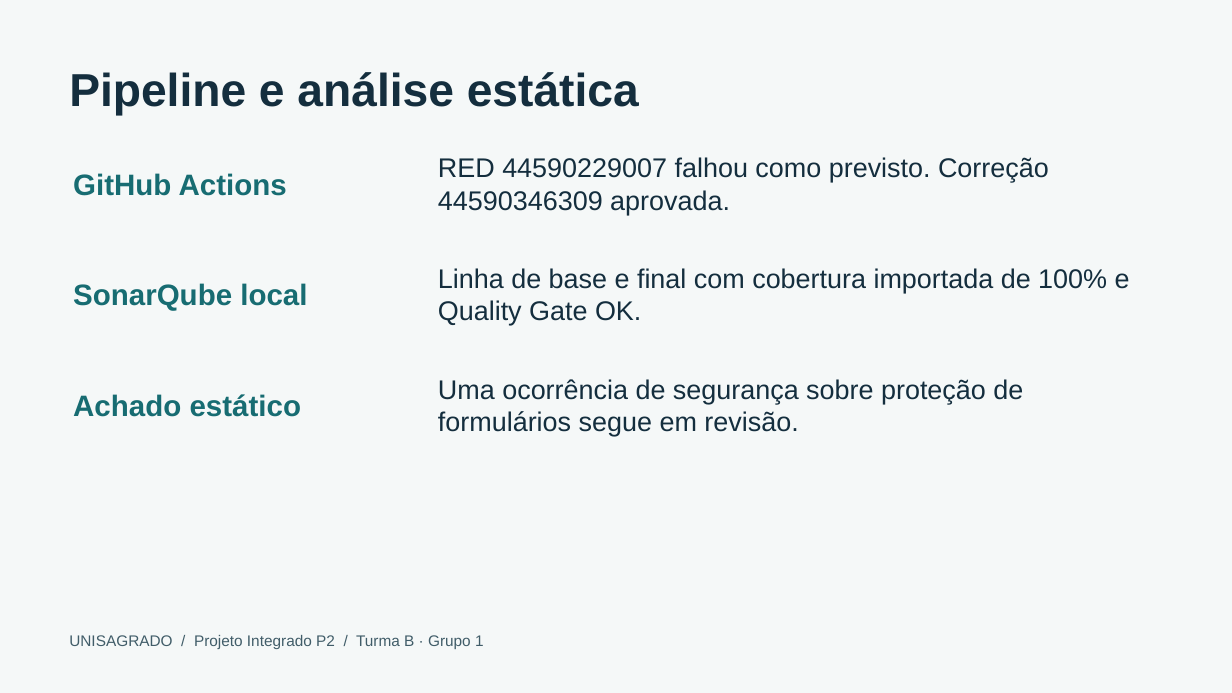
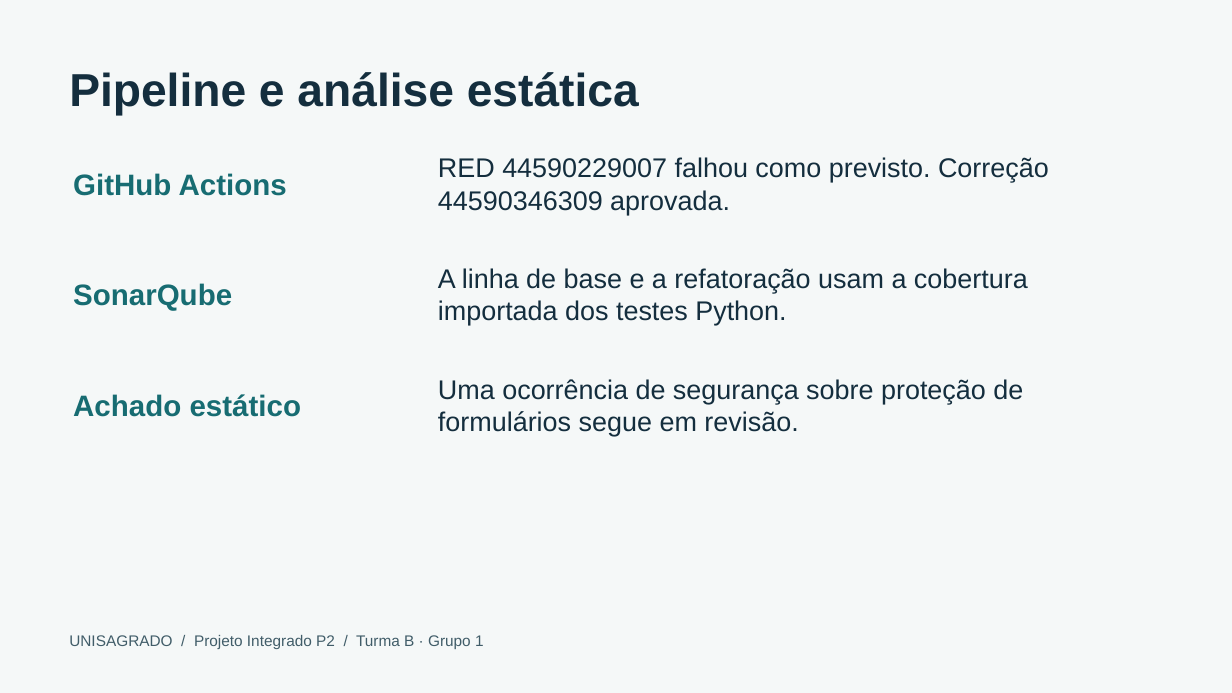
Before and after one commit to YagoL3m3/p2-tqs-2026-cc-grupo01-flaskr, a slide deck: slide 9 of entrega/14_APRESENTACAO_E_VIDEO_CONTINGENCIA/Apresentacao_Flaskr.pptx. Drawn at 1232x693 pixels with LibreOffice and Linux fonts; fonts in the diff are those of the drawing. Boxes give left, top, right and bottom in pixels: in the first picture for what was removed or moved away, otherwise in the second. Text is boxed around its words. In the diff, an @@ line names an element or a change of style, - is before the commit and + after.

```diff
--- a/entrega/14_APRESENTACAO_E_VIDEO_CONTINGENCIA/Apresentacao_Flaskr.pptx
+++ b/entrega/14_APRESENTACAO_E_VIDEO_CONTINGENCIA/Apresentacao_Flaskr.pptx
@@ text at (x1=438, y1=268, x2=1028, y2=326): text changed @@
-Linha de base e final com cobertura importada de 100% e Quality Gate OK.
+A linha de base e a refatoração usam a cobertura importada dos testes Python.
@@ text at (x1=73, y1=283, x2=232, y2=311): text changed @@
-SonarQube local
+SonarQube
```
Also in this commit, not shown: 1 other slide changed, 13 other files.
